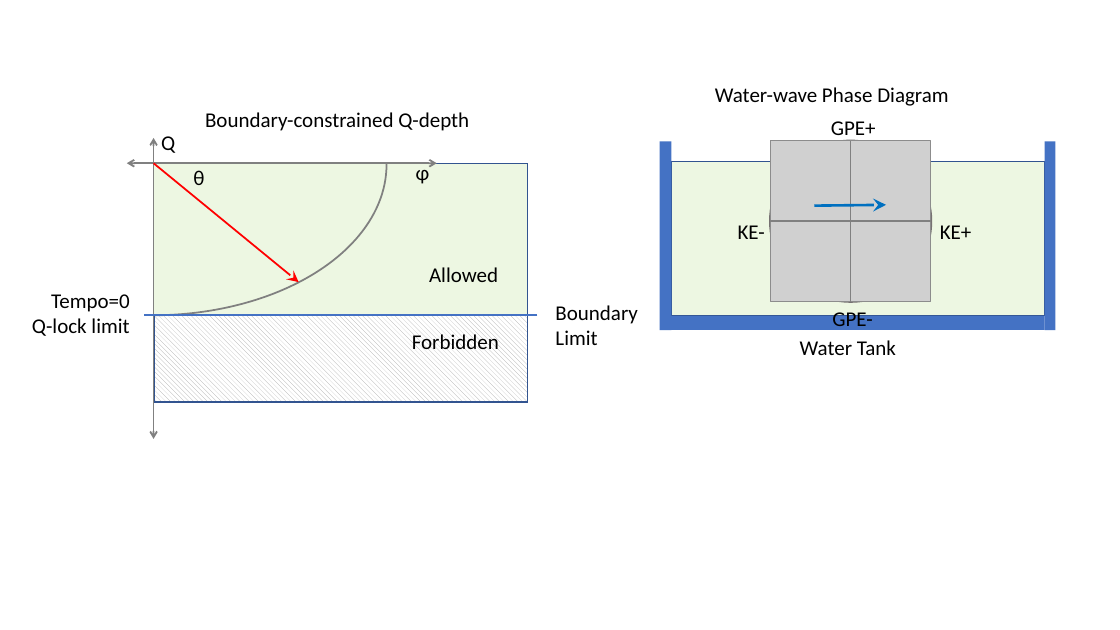
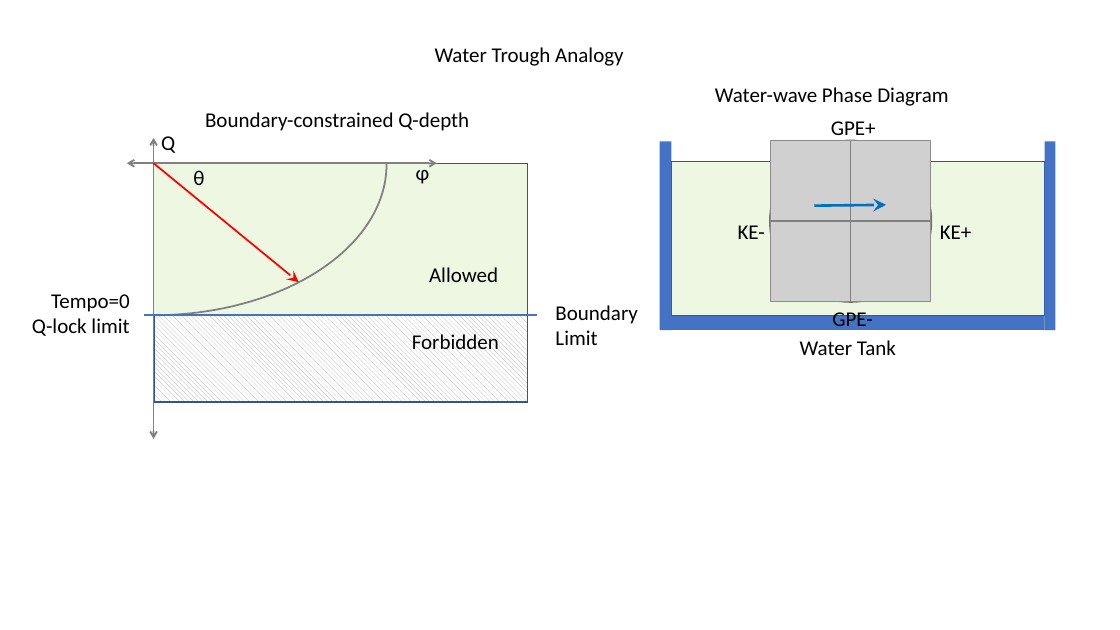
Before and after one commit to Don-Lawn/The-Causal-Domain, a slide deck: slide 4 of docs/figures/new diagrams 3.pptx (slide 5 before the commit). Drawn at 1120x630 pixels with LibreOffice and Linux fonts; fonts in the diff are those of the drawing; grey boxes stand for pictures. Boxes give left, top, right and bottom in pixels: in the first picture for what was removed or moved away, otherwise in the second. Text is boxed around its words. In the diff, an @@ line names an element or a change of style, - is before the commit and + after.

```diff
--- a/docs/figures/new diagrams 3.pptx
+++ b/docs/figures/new diagrams 3.pptx
@@ text added at (435,47,623,66), 18 pt, text #000000 @@
+Water Trough Analogy
```
Also in this commit, not shown: 1 other slide changed, 5 slides added, 5 slides removed, 8 other files.
